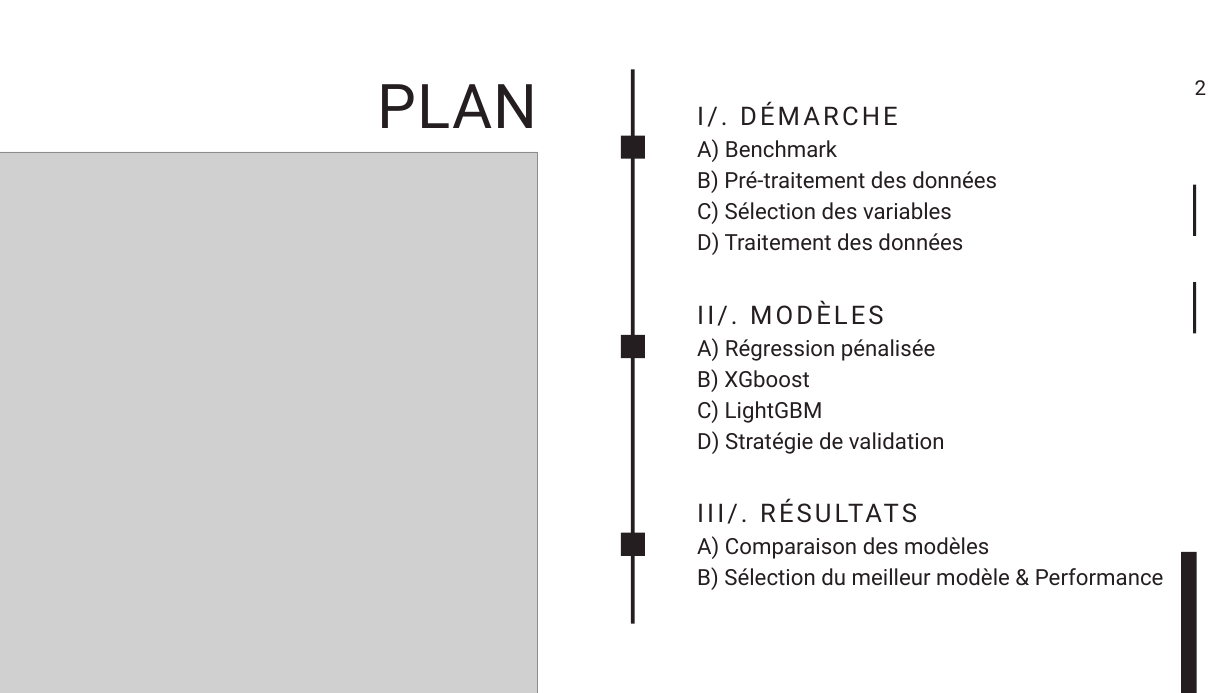
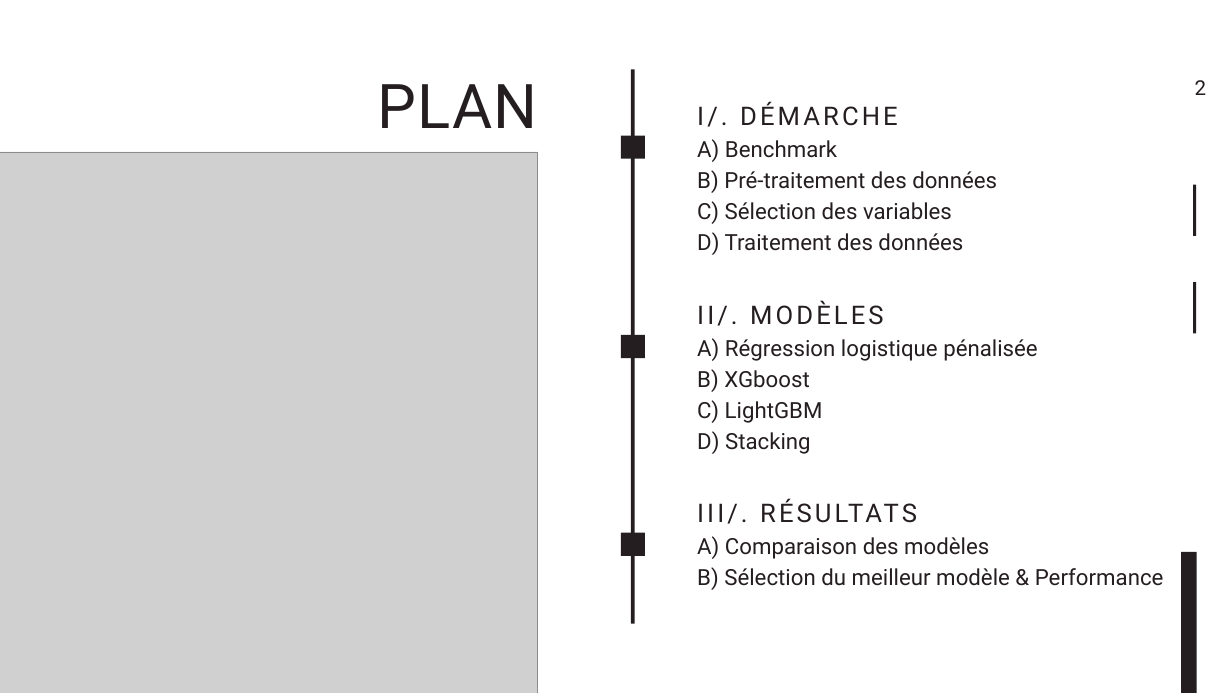
Before and after one commit to Psqrt/projet_ml, a slide deck: slide 3 of presentation/projet_ml.pptx. Drawn at 1232x693 pixels with LibreOffice and Linux fonts; fonts in the diff are those of the drawing; grey boxes stand for pictures. Boxes give left, top, right and bottom in pixels: in the first picture for what was removed or moved away, otherwise in the second. Text is boxed around its words. In the diff, an @@ line names an element or a change of style, - is before the commit and + after.

```diff
--- a/presentation/projet_ml.pptx
+++ b/presentation/projet_ml.pptx
@@ text at <box>697,338,1038,361</box>: text changed @@
-A) Régression pénalisée
+A) Régression logistique pénalisée
@@ text at <box>697,431,811,454</box>: text changed @@
-D) Stratégie de validation
+D) Stacking
```
Also in this commit, not shown: 6 other slides changed, 4 slides added, 1 slide removed, 3 other files.
